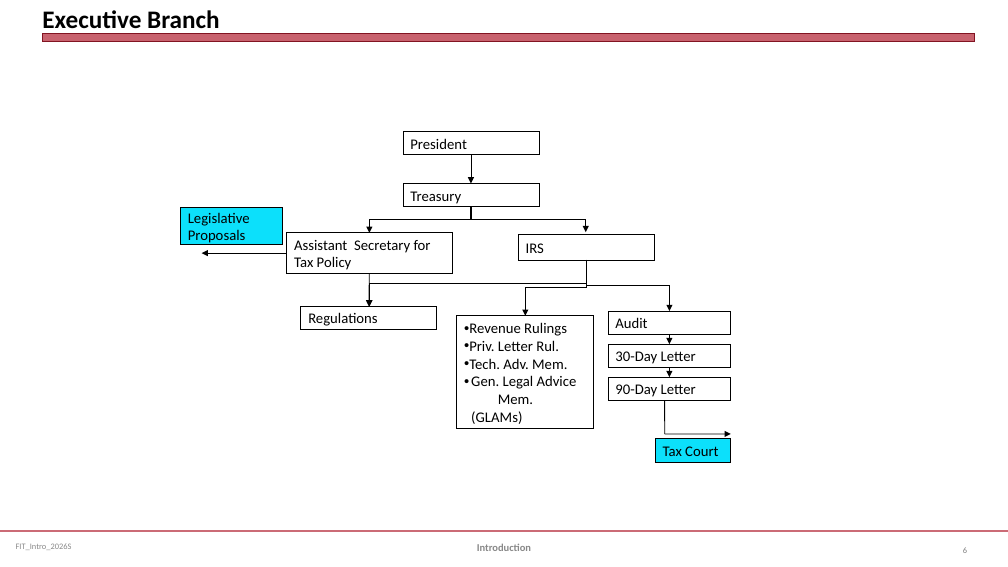
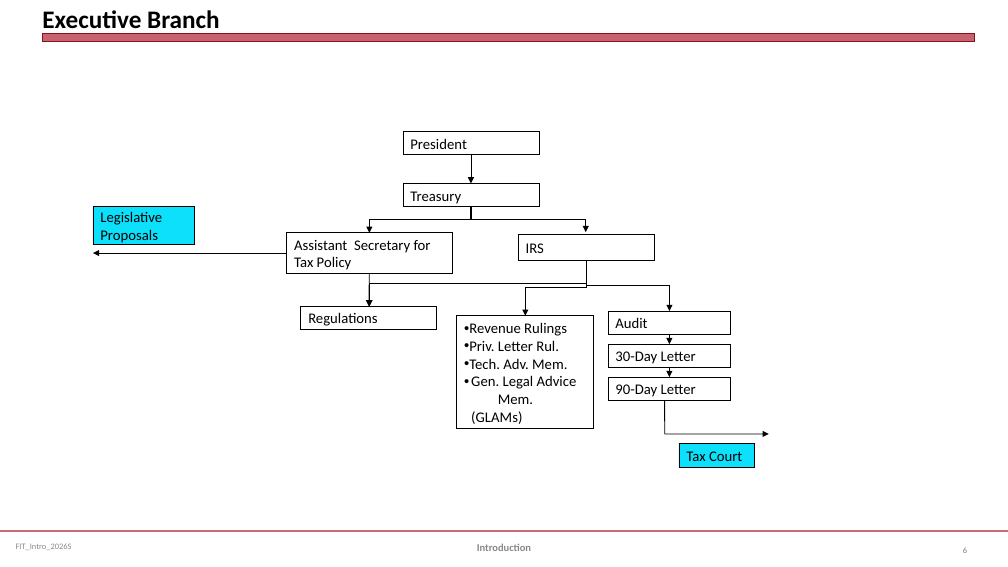
Before and after one commit to jmc877/Fed-Income-Tax, a slide deck: slide 6 of slides/FIT_Intro_2026S.pptx. Drawn at 1008x567 pixels with LibreOffice and Linux fonts; fonts in the diff are those of the drawing. Boxes give left, top, right and bottom in pixels: in the first picture for what was removed or moved away, otherwise in the second. Text is boxed around its words. In the diff, an @@ line names an element or a change of style, - is before the commit and + after.

```diff
--- a/slides/FIT_Intro_2026S.pptx
+++ b/slides/FIT_Intro_2026S.pptx
@@ rectangle "Legislative": place and size @@
-rectangle "Legislative" at (181,207,282,245)
+rectangle "Legislative" at (93,206,194,244)
@@ arrow moved from (287, 253) - (202, 253) to (287, 253) - (93, 253) @@
@@ arrow moved from (665, 434) - (731, 434) to (665, 434) - (769, 434) @@
@@ rectangle "Tax Court": place and size @@
-rectangle "Tax Court" at (656,439,731,462)
+rectangle "Tax Court" at (679,444,755,467)
```
Also in this commit, not shown: 2 other slides changed.
